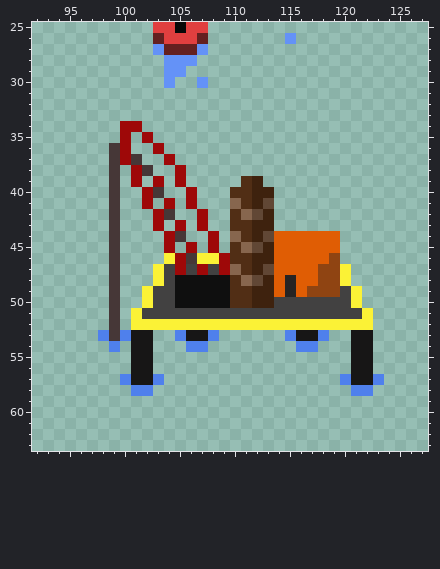
Edited in one commit: pixel-art file (assets/Red_team/ase/red_team_spritesheet.ase). That is the earlier state.
128x64 pixels, 1 frame. Colours within 5 levels of each other are drawn and written as one. Shown: x 92..127, y 25..63.
The result:
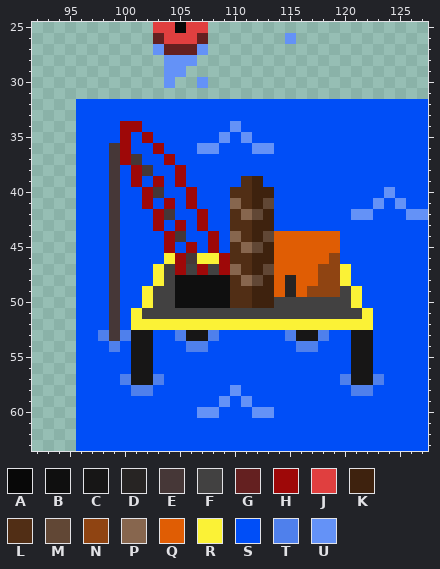
Palette (. is transparent): A #080808  B #0f0f0f  C #171616  D #272423  E #463737  F #424141  G #642020  H #9e0808  J #e03f3f  K #3e220e  L #512e15  M #614735  N #8f4412  P #87664e  Q #e05d04  R #fbf236  S #004ef7  T #4f80ec  U #6492f7
The edit:
@@ x 92..127 @@
 31 ....................................
-32 ....................................
-33 ....................................
-34 ........HH..........................
-35 ........H.H.........................
-36 .......EH..H........................
-37 .......EHE..H.......................
-38 .......E.HE..H......................
-39 .......E.H.H.H.....LK...............
-40 .......E..HE..H...LLKK..............
-41 .......E..H.H.H...PLKM..............
-42 .......E...HE..H..LPMK..............
-43 .......E...H.H.H..LLKK..............
-44 .......E....HE..H.PLKMQQQQQQ........
-45 .......E....H.H.H.LPMKQQQQQQ........
-46 .......E....RHERRHLLKKQQQQQN........
-47 .......E...RFHFHFHPLKMQQQQNNR.......
-48 .......E...RFBBBBBLPMKQDQQNNR.......
-49 .......E..RFFBBBBBLLKKQDQNNNFR......
-50 .......E..RFFBBBBBLLKKFFFFFFFR......
-51 .......E.RFFFFFFFFFFFFFFFFFFFFR.....
-52 .......E.RRRRRRRRRRRRRRRRRRRRRR.....
-53 ......TETCC..TCCT......TCCT..CC.....
-54 .......T.CC...TT........TT...CC.....
-55 .........CC..................CC.....
-56 .........CC..................CC.....
-57 ........TCCT................TCCT....
-58 .........TT..................TT.....
-59 ....................................
-60 ....................................
-61 ....................................
-62 ....................................
-63 ....................................
+32 ....SSSSSSSSSSSSSSSSSSSSSSSSSSSSSSSS
+33 ....SSSSSSSSSSSSSSSSSSSSSSSSSSSSSSSS
+34 ....SSSSHHSSSSSSSSUSSSSSSSSSSSSSSSSS
+35 ....SSSSHSHSSSSSSUSUSSSSSSSSSSSSSSSS
+36 ....SSSEHSSHSSSUUSSSUUSSSSSSSSSSSSSS
+37 ....SSSEHESSHSSSSSSSSSSSSSSSSSSSSSSS
+38 ....SSSESHESSHSSSSSSSSSSSSSSSSSSSSSS
+39 ....SSSESHSHSHSSSSSLKSSSSSSSSSSSSSSS
+40 ....SSSESSHESSHSSSLLKKSSSSSSSSSSUSSS
+41 ....SSSESSHSHSHSSSPLKMSSSSSSSSSUSUSS
+42 ....SSSESSSHESSHSSLPMKSSSSSSSUUSSSUU
+43 ....SSSESSSHSHSHSSLLKKSSSSSSSSSSSSSS
+44 ....SSSESSSSHESSHSPLKMQQQQQQSSSSSSSS
+45 ....SSSESSSSHSHSHSLPMKQQQQQQSSSSSSSS
+46 ....SSSESSSSRHERRHLLKKQQQQQNSSSSSSSS
+47 ....SSSESSSRFHFHFHPLKMQQQQNNRSSSSSSS
+48 ....SSSESSSRFBBBBBLPMKQDQQNNRSSSSSSS
+49 ....SSSESSRFFBBBBBLLKKQDQNNNFRSSSSSS
+50 ....SSSESSRFFBBBBBLLKKFFFFFFFRSSSSSS
+51 ....SSSESRFFFFFFFFFFFFFFFFFFFFRSSSSS
+52 ....SSSESRRRRRRRRRRRRRRRRRRRRRRSSSSS
+53 ....SSTETCCSSTCCTSSSSSSTCCTSSCCSSSSS
+54 ....SSSTSCCSSSTTSSSSSSSSTTSSSCCSSSSS
+55 ....SSSSSCCSSSSSSSSSSSSSSSSSSCCSSSSS
+56 ....SSSSSCCSSSSSSSSSSSSSSSSSSCCSSSSS
+57 ....SSSSTCCTSSSSSSSSSSSSSSSSTCCTSSSS
+58 ....SSSSSTTSSSSSSSUSSSSSSSSSSTTSSSSS
+59 ....SSSSSSSSSSSSSUSUSSSSSSSSSSSSSSSS
+60 ....SSSSSSSSSSSUUSSSUUSSSSSSSSSSSSSS
+61 ....SSSSSSSSSSSSSSSSSSSSSSSSSSSSSSSS
+62 ....SSSSSSSSSSSSSSSSSSSSSSSSSSSSSSSS
+63 ....SSSSSSSSSSSSSSSSSSSSSSSSSSSSSSSS
